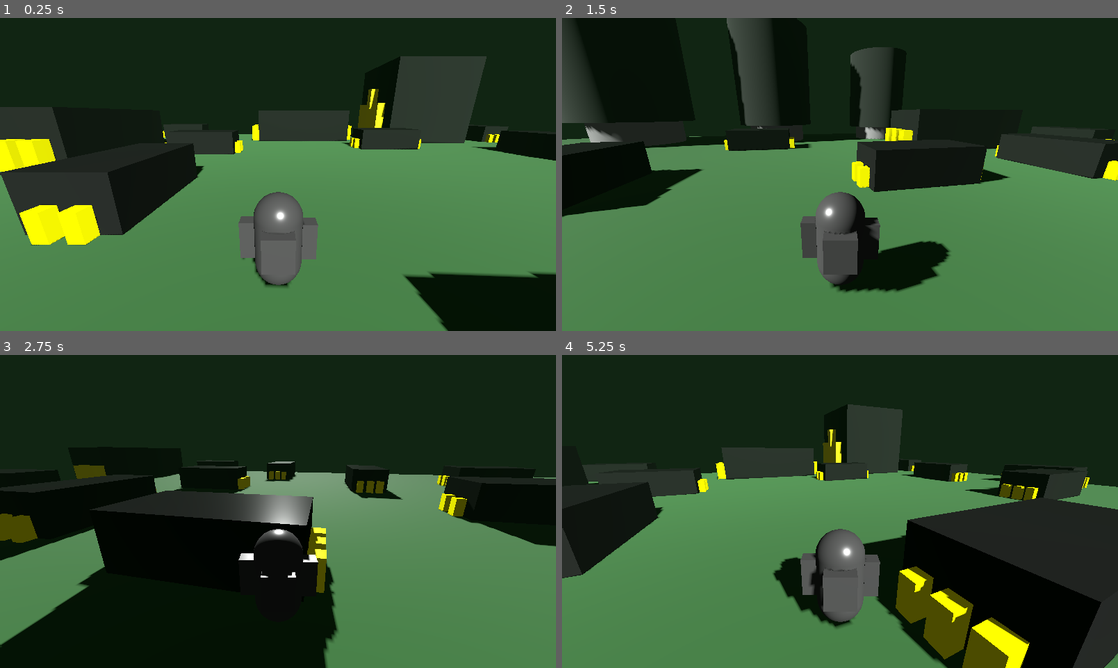
Above: before the commit, frames 1-4 (two rows, left to right).
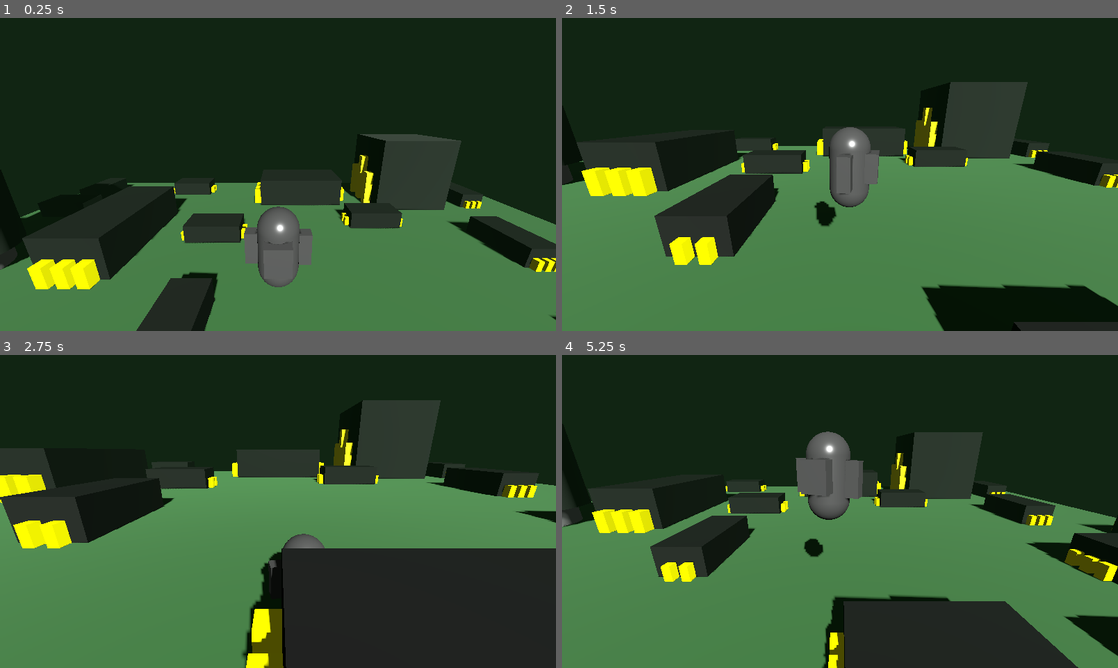
Above: after the commit, the same moments.

Repository: tutek1/DTLabs
Game: Godot game, scene res://3D/Debug/debug_3d_scene.tscn
Two runs of this game, one before a commit and one after it. Both use one fixed random seed, a clock stepped at 60 frames per second and the inputs below.
Inputs:
- Up to frame 1 (0.25 s): no input
- Up to frame 2 (1.5 s): hold D (right) 0.53-1.28 s; tap Space (jump, bound only after the commit) at 0.6, 0.77, 1.07, 1.35 s; hold S (backward) from 1.28 s (still down)
- Up to frame 3 (2.75 s): tap Space (jump, bound only after the commit) at 1.52, 1.82, 2.1 s; release S (backward) at 2.03 s; hold D (right) from 2.03 s (still down)
- Up to frame 4 (5.25 s): release D (right) at 2.78 s; hold W (forward) 2.78-3.53 s; tap Space (jump, bound only after the commit) at 2.85, 3.02, 3.32, 3.6, 3.77, 4.07, 4.35, 4.52, 4.82, 5.1 s; hold A (left) 3.53-5.03 s; hold S (backward) from 5.03 s (still down)

The runs differ from the first frame. In frame 1, 40% of the frame differs, in the area x 0-100%, y 12-100%; in frame 2, 33%; in frame 3, 55%, in the area x 0-100%, y 14-100%; in frame 4, 45%.

Commit message:
Lab02 - player done, camera start

Diff:
--- /dev/null
+++ b/02_Player/template-done/3D/Camera/player_camera_3d.gd
@@ -0,0 +1,12 @@
+extends Camera3D
+
+@export var camera_target : Node3D
+@export var camera_offset : Vector3 = Vector3(0, 2, 5)
+@export var follow_speed : float = 2
+
+
+func _physics_process(delta : float) -> void:
+	_follow_target(delta)
+
+func _follow_target(delta : float) -> void:
+	position = lerp(position, camera_target.position + camera_offset, follow_speed * delta)
--- a/02_Player/template-done/3D/Debug/debug_3d_scene.tscn
+++ b/02_Player/template-done/3D/Debug/debug_3d_scene.tscn
@@ -1,10 +1,11 @@
-[gd_scene load_steps=15 format=3 uid="uid://chnffv2lmano5"]
+[gd_scene load_steps=16 format=3 uid="uid://chnffv2lmano5"]
 
 [ext_resource type="PackedScene" uid="uid://44guktn5iwdy" path="res://3D/WorldObjects/resistor.tscn" id="1_8km36"]
 [ext_resource type="PackedScene" uid="uid://co65xg3ltrdrq" path="res://3D/WorldObjects/big_resistor.tscn" id="2_8km36"]
 [ext_resource type="PackedScene" uid="uid://cwcvo74fuibvv" path="res://3D/WorldObjects/coil.tscn" id="2_krwbd"]
 [ext_resource type="Script" uid="uid://bsumix7xtjux1" path="res://3D/Player/player_controller.gd" id="3_hn7em"]
 [ext_resource type="Material" uid="uid://d1xu766jnbqqd" path="res://3D/Player/player_material.tres" id="4_g7e0o"]
+[ext_resource type="Script" uid="uid://cxr26cu7py7mo" path="res://3D/Camera/player_camera_3d.gd" id="4_krwbd"]
 
 [sub_resource type="Environment" id="Environment_ndwkr"]
 background_color = Color(1, 1, 1, 1)
@@ -141,9 +142,16 @@
 [node name="Coil3" parent="Enviroment" instance=ExtResource("2_krwbd")]
 transform = Transform3D(1.5, 0, 0, 0, 1.5, 0, 0, 0, 1.5, -27.9056, 9.53008, 21.3321)
 
+[node name="Camera3D" type="Camera3D" parent="." node_paths=PackedStringArray("camera_target")]
+transform = Transform3D(1, 0, 0, 0, 0.958437, 0.285304, 0, -0.285304, 0.958437, 0, 14.1815, 3.69073)
+script = ExtResource("4_krwbd")
+camera_target = NodePath("../Player")
+
 [node name="Player" type="CharacterBody3D" parent="."]
-transform = Transform3D(1, 0, 0, 0, 1, 0, 0, 0, 1, 0, 1.60169, 0)
+transform = Transform3D(1, 0, 0, 0, 1, 0, 0, 0, 1, 0, 11.6969, 0)
 script = ExtResource("3_hn7em")
+gravity = -29.43
+jump_force = 15.0
 
 [node name="MeshInstance3D" type="MeshInstance3D" parent="Player"]
 mesh = SubResource("CapsuleMesh_nqv4f")
@@ -162,6 +170,3 @@
 [node name="Backpack" type="MeshInstance3D" parent="Player"]
 transform = Transform3D(1, 0, 0, 0, 1, 0, 0, 0, 1, 0, 0.0797353, 0.549897)
 mesh = SubResource("BoxMesh_g7e0o")
-
-[node name="Camera3D" type="Camera3D" parent="Player"]
-transform = Transform3D(1, 0, 0, 0, 0.958437, 0.285304, 0, -0.285304, 0.958437, 0, 2.4846, 3.69073)
--- a/02_Player/template-done/3D/Player/player_controller.gd
+++ b/02_Player/template-done/3D/Player/player_controller.gd
@@ -2,6 +2,8 @@
 
 @export var speed : float = 5
 @export var rotation_speed : float = 4
+@export var gravity : float = -9.81
+@export var jump_force : float = 10
 
 func _ready() -> void:
 	pass
@@ -12,21 +14,39 @@
 func _physics_process(delta : float) -> void:
 	_movement()
 	_rotate_player(delta)
+	_apply_gravity(delta)
+	_jump()
 
 	move_and_slide()
 
+# Handles the horizontal movement of the player
 func _movement() -> void:
 	var x_axis : float = Input.get_axis("left", "right")
 	var z_axis : float = Input.get_axis("backward", "forward")
 
+	# Create a direction vector in the world coords and transforms it into player local coords
 	var direction : Vector3 = Vector3(x_axis, 0, -z_axis)
 	direction = basis * direction
 	direction = direction.normalized()
 
-	velocity = direction * speed
+	# Set the new velocity
+	velocity.x = direction.x * speed
+	velocity.z = direction.z * speed
 
+# Rotates the player based on the direction they are moving on the Y-axis
 func _rotate_player(delta : float) -> void:
 	if abs(velocity.x) < 0.01 and abs(velocity.z) < 0.01: return
 	var angle : float = atan2(velocity.x, velocity.z) - PI
 
 	rotation.y = lerp_angle(rotation.y, angle, rotation_speed * delta)
+
+# Applies the gravity to the player
+func _apply_gravity(delta : float) -> void:
+	velocity.y += gravity * delta
+
+# Checks if the player can and wants to jump. If yes the apply instant force
+func _jump() -> void:
+	if not Input.is_action_just_pressed("jump"): return
+	if not is_on_floor(): return
+
+	velocity.y = jump_force
--- a/02_Player/template-done/project.godot
+++ b/02_Player/template-done/project.godot
@@ -55,6 +55,11 @@
 "events": [Object(InputEventKey,"resource_local_to_scene":false,"resource_name":"","device":-1,"window_id":0,"alt_press …(192 unchanged characters)…
 ]
 }
+jump={
+"deadzone": 0.2,
+"events": [Object(InputEventKey,"resource_local_to_scene":false,"resource_name":"","device":-1,"window_id":0,"alt_pressed":false,"shift_pressed":false,"ctrl_pressed":false,"meta_pressed":false,"pressed":false,"keycode":0,"physical_keycode":32,"key_label":0,"unicode":32,"location":0,"echo":false,"script":null)
+]
+}
 
 [layer_names]
 
Not shown, added: 02_Player/template-done/3D/Camera/player_camera_3d.gd.uid
Not shown, added: 02_Player/img/AttachScriptIcon.png
Not shown, added: 02_Player/img/CameraSeparate.png
Not shown, added: 02_Player/img/FolderIcon.png
Not shown, added: 02_Player/img/SpaceInput.png
Not shown, changed: 02_Player/lab02.md
Not shown, added: 02_Player/vid/JumpingAndGravity.mkv
